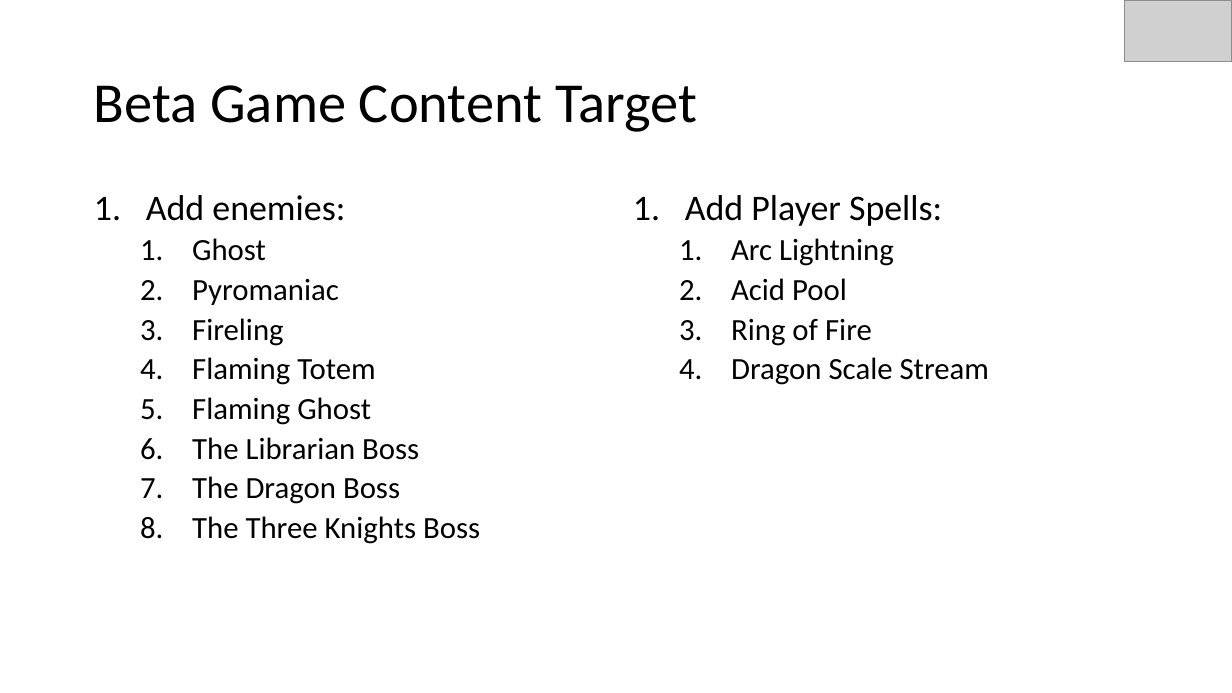
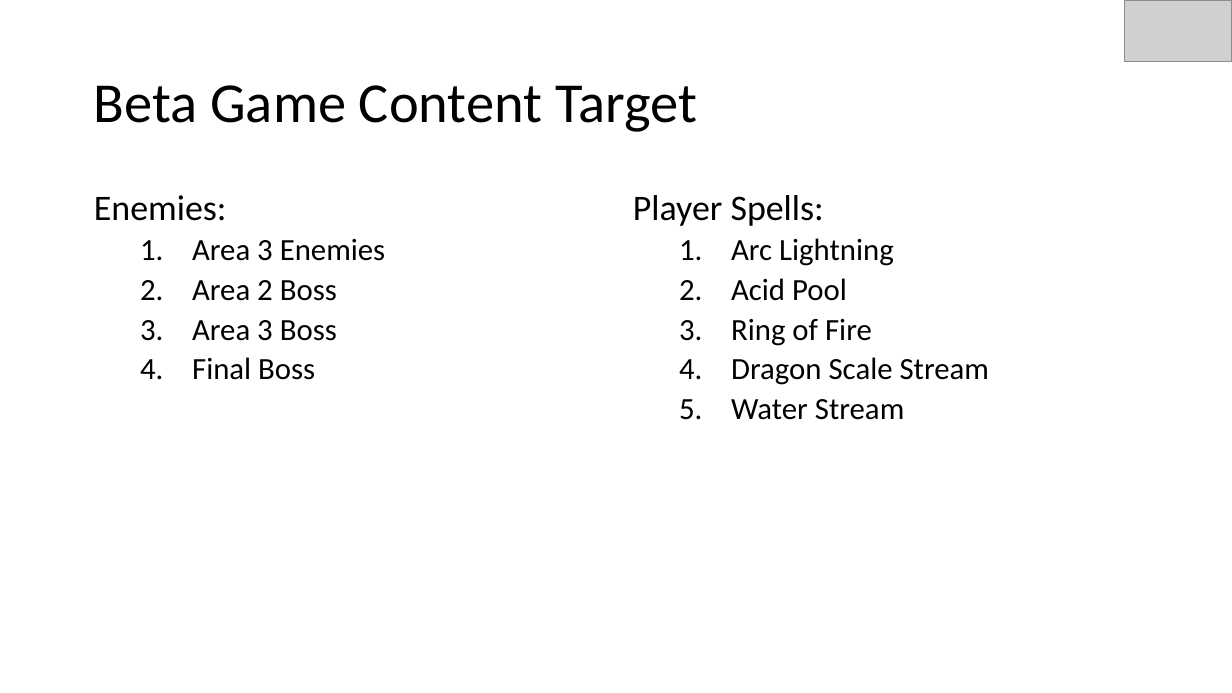
Before and after one commit to EliAnonymouse17/GDAfinal, a slide deck: slide 8 of Documentation/PresentationAlpha.pptx. Drawn at 1232x693 pixels with LibreOffice and Linux fonts; fonts in the diff are those of the drawing; grey boxes stand for pictures. Boxes give left, top, right and bottom in pixels: in the first picture for what was removed or moved away, otherwise in the second. Text is boxed around its words. In the diff, an @@ line names an element or a change of style, - is before the commit and + after.

```diff
--- a/Documentation/PresentationAlpha.pptx
+++ b/Documentation/PresentationAlpha.pptx
@@ text at (94, 195, 385, 380): text changed @@
-1. Add enemies:
-  1. Ghost
-  2. Pyromaniac
-  3. Fireling
-  4. Flaming Totem
-  5. Flaming Ghost
-  6. The Librarian Boss
-  7. The Dragon Boss
-  8. The Three Knights Boss
+Enemies:
+  1. Area 3 Enemies
+  2. Area 2 Boss
+  3. Area 3 Boss
+  4. Final Boss
@@ text at (633, 195, 824, 226): text changed @@
-1. Add Player Spells:
+Player Spells:
@@ text at (731, 399, 904, 420): paragraph added @@
+  5. Water Stream
```
Also in this commit, not shown: 2 other slides changed.
